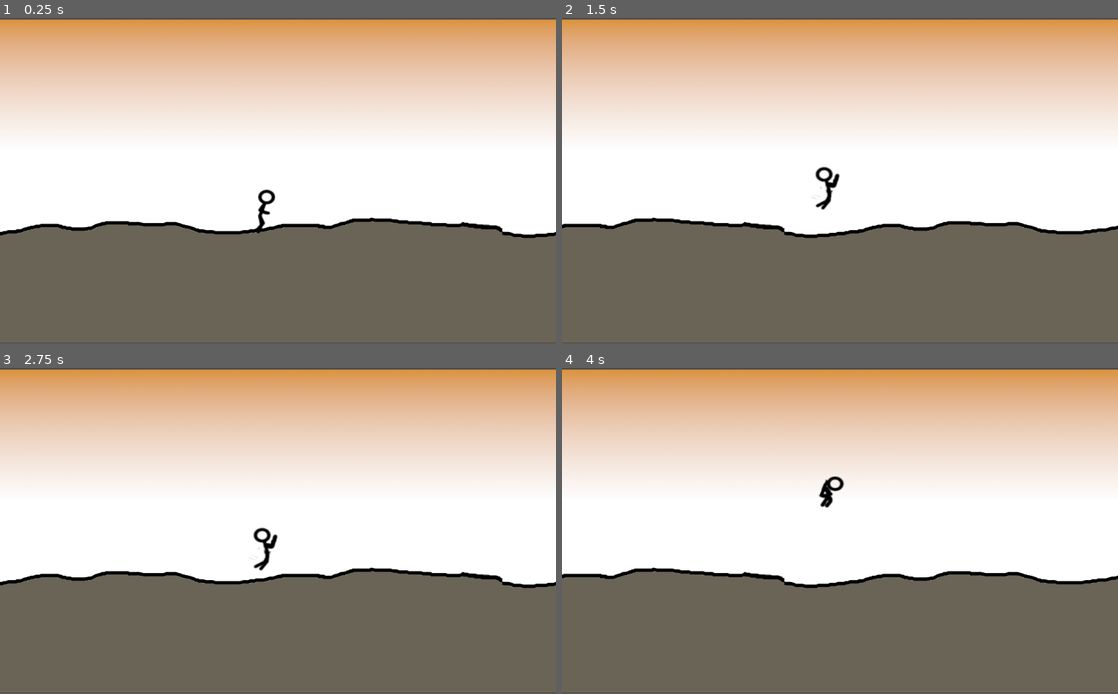
Above: before the commit, frames 1-4 (two rows, left to right).
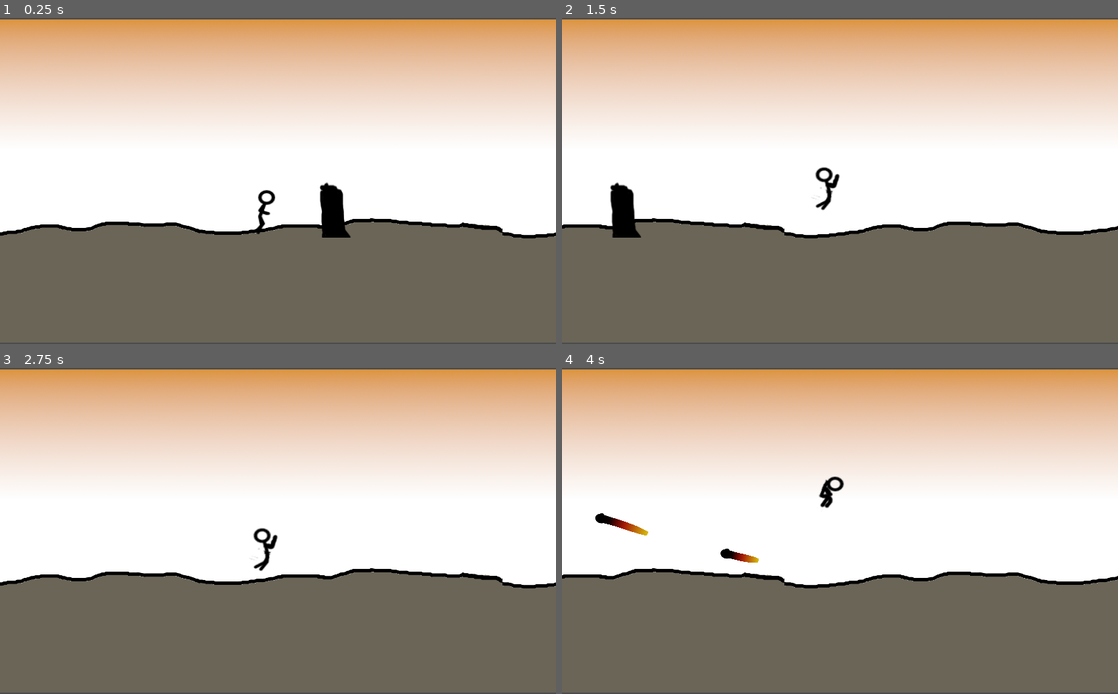
Above: after the commit, the same moments.

Repository: VivekThazhathattil/Hellhound-Chase
Game: Godot game, scene res://game.tscn
The game is run twice, just before and just after one commit, with the same random seed, the same clock (stepped at 60 frames per second) and the same inputs.
Inputs (mouse positions are in pixels of both pictures, inside the frame that each line leads up to):
- Up to frame 1 (0.25 s): no input
- Up to frame 2 (1.5 s): move the mouse to (962, 164) at 0.52 s; click (962, 164) at 0.67 s; click (962, 164) at 0.77 s; move the mouse to (728, 197) at 1.27 s; click (728, 197) at 1.42 s
- Up to frame 3 (2.75 s): click (166, 547) at 1.52 s; move the mouse to (333, 459) at 2.02 s; click (333, 459) at 2.17 s
- Up to frame 4 (4 s): move the mouse to (812, 596) at 2.77 s; click (812, 596) at 2.92 s; click (812, 596) at 3.02 s; move the mouse to (1006, 579) at 3.52 s; click (1006, 579) at 3.67 s; click (1006, 579) at 3.77 s
In our replay, the window is 800x468 before the commit and 800x469 after it. These sizes can differ from the game's own. Grey fills any space a smaller window leaves; there, only what the larger window draws over its background counts as a difference.

The runs differ from the first frame. In frame 1, 1.4% of the frame differs, in the area x 0-100%, y 0-68%; in frame 2, 1.5%; in frame 3, 0.8%; in frame 4, 1.2%.

Commit message:
added missiles and its trail

Diff:
--- /dev/null
+++ b/game.gd
@@ -0,0 +1,19 @@
+extends Node2D
+var screen_size : Vector2 = Vector2()
+var time
+var missile
+var count = 0
+onready var s = load("res://scenes/missile.tscn")
+
+func _ready():
+	screen_size = OS.get_screen_size()
+	time = 0
+	set_process(true)
+
+func _process(delta):
+	time += delta
+	print(time)
+	if time > count*1:
+		count += 1
+		missile = s.instance()
+		add_child(missile)
--- a/game.tscn
+++ b/game.tscn
@@ -10,15 +10,19 @@
 [ext_resource path="res://man/man-jump1.png" type="Texture" id=8]
 [ext_resource path="res://man/man-jump3.png" type="Texture" id=9]
 [ext_resource path="res://player.gd" type="Script" id=10]
+[ext_resource path="res://man/obstacle_sprite.png" type="Texture" id=11]
+[ext_resource path="res://obstacle.gd" type="Script" id=12]
+[ext_resource path="res://ground.gd" type="Script" id=13]
+[ext_resource path="res://game.gd" type="Script" id=14]
 
 [sub_resource type="ShaderMaterial" id=1]
 shader = ExtResource( 3 )
 shader_param/scroll_speed = null
 
-[sub_resource type="RectangleShape2D" id=4]
+[sub_resource type="RectangleShape2D" id=2]
 extents = Vector2( 13.6026, 14.166 )
 
-[sub_resource type="SpriteFrames" id=2]
+[sub_resource type="SpriteFrames" id=3]
 animations = [ {
 "frames": [ ExtResource( 5 ), ExtResource( 6 ), ExtResource( 4 ) ],
 "loop": true,
@@ -31,10 +35,14 @@
 "speed": 5.0
 } ]
 
-[sub_resource type="RectangleShape2D" id=3]
+[sub_resource type="RectangleShape2D" id=4]
 extents = Vector2( 605.163, 10 )
 
+[sub_resource type="RectangleShape2D" id=5]
+extents = Vector2( 17.4116, 44.1057 )
+
 [node name="game" type="Node2D"]
+script = ExtResource( 14 )
 
 [node name="bg" type="TextureRect" parent="."]
 material = SubResource( 1 )
@@ -49,7 +57,6 @@
 __meta__ = {
 "_edit_use_anchors_": false
 }
-scroll_speed = 0.4
 
 [node name="player" type="KinematicBody2D" parent="."]
 position = Vector2( 463.186, 352.111 )
@@ -58,20 +65,34 @@
 
 [node name="CollisionShape2D" type="CollisionShape2D" parent="player"]
 position = Vector2( 25.081, 2.32037 )
-scale = Vector2( 1, 1 )
-shape = SubResource( 4 )
+shape = SubResource( 2 )
 
 [node name="stickman" type="AnimatedSprite" parent="player"]
 position = Vector2( 22.3316, -0.688583 )
 scale = Vector2( 1.39564, 0.593851 )
-frames = SubResource( 2 )
+frames = SubResource( 3 )
 animation = "jump"
-playing = true
+frame = 2
 
 [node name="ground" type="Node2D" parent="."]
+script = ExtResource( 13 )
 
 [node name="StaticBody2D" type="StaticBody2D" parent="ground"]
 position = Vector2( 461.68, 403.24 )
 
 [node name="CollisionShape2D" type="CollisionShape2D" parent="ground/StaticBody2D"]
-shape = SubResource( 3 )
+shape = SubResource( 4 )
+
+[node name="obstacle" type="Node2D" parent="."]
+script = ExtResource( 12 )
+
+[node name="charredStub" type="Area2D" parent="obstacle"]
+
+[node name="CollisionShape2D" type="CollisionShape2D" parent="obstacle/charredStub"]
+position = Vector2( 711.644, 357.326 )
+shape = SubResource( 5 )
+
+[node name="Sprite" type="Sprite" parent="obstacle/charredStub"]
+position = Vector2( 719.974, 352.389 )
+scale = Vector2( 1.24, 1.6235 )
+texture = ExtResource( 11 )
--- /dev/null
+++ b/ground.gd
@@ -0,0 +1,4 @@
+extends Node2D
+
+func _ready():
+	pass # Replace with function body.
--- /dev/null
+++ b/menu/main_menu.tscn
@@ -0,0 +1,28 @@
+[gd_scene format=2]
+
+[node name="MarginContainer" type="MarginContainer"]
+anchor_right = 1.0
+anchor_bottom = 1.0
+__meta__ = {
+"_edit_use_anchors_": false
+}
+
+[node name="TextureRect" type="TextureRect" parent="."]
+margin_right = 1024.0
+margin_bottom = 600.0
+
+[node name="TextureRect2" type="TextureRect" parent="."]
+margin_right = 1024.0
+margin_bottom = 600.0
+
+[node name="TextureRect3" type="TextureRect" parent="."]
+margin_right = 1024.0
+margin_bottom = 600.0
+
+[node name="TextureRect4" type="TextureRect" parent="."]
+margin_right = 1024.0
+margin_bottom = 600.0
+
+[node name="TextureRect5" type="TextureRect" parent="."]
+margin_right = 1024.0
+margin_bottom = 600.0
--- /dev/null
+++ b/obstacle.gd
@@ -0,0 +1,9 @@
+extends Node2D
+
+var scroll_speed = 400
+var active = true
+var triggered = false
+
+func _physics_process(delta):
+	if active:
+		position.x -= scroll_speed * delta
--- a/project.godot
+++ b/project.godot
@@ -19,15 +19,24 @@
 run/main_scene="res://game.tscn"
 config/icon="res://icon.png"
 
+[display]
+
+window/size/fullscreen=true
+window/size/test_width=1024
+window/size/test_height=600
+window/stretch/mode="2d"
+
 [input]
 
 jump={
 "deadzone": 0.5,
-"events": [ Object(InputEventMouseButton,"resource_local_to_scene":false,"resource_name":"","device":0,"alt":false,"shift":false,"control":fal …(189 unchanged characters)…
+"events": [ Object(InputEventMouseButton,"resource_local_to_scene":false,"resource_name":"","device":-1,"alt":false,"shift":false,"control":fal …(189 unchanged characters)…
 , Object(InputEventKey,"resource_local_to_scene":false,"resource_name":"","device":0,"alt":false,"shift":false,"control":false,"meta":false,"command":false,"pressed":false,"scancode":32,"unicode":0,"echo":false,"script":null)
  ]
 }
 
 [rendering]
 
+quality/driver/driver_name="GLES2"
+vram_compression/import_etc=true
 environment/default_environment="res://default_env.tres"
--- /dev/null
+++ b/scenes/missile.gd
@@ -0,0 +1,26 @@
+extends RigidBody2D
+var vel
+var spin
+var pos
+var active = true
+var time
+var ampl
+
+func _ready():
+	randomize()
+	time = 0
+	vel = Vector2(rand_range(-1000, -500), 0)
+	ampl = rand_range(-400,100)
+	vel.y = 0
+	spin = rand_range(-PI, PI)
+	pos = Vector2(1316,192)
+	set_process(true)
+
+func _process(delta):
+	time += delta
+	if vel.y == 0:
+		ampl = rand_range(-800,100)
+	vel.y = ampl*sin(time*5)
+	set_rotation(get_rotation() + spin * delta)
+	pos += vel * delta
+	set_position(pos)
--- /dev/null
+++ b/scenes/missile.tscn
@@ -0,0 +1,38 @@
+[gd_scene load_steps=7 format=2]
+
+[ext_resource path="res://scenes/missile.gd" type="Script" id=1]
+[ext_resource path="res://sprites/missile.png" type="Texture" id=2]
+[ext_resource path="res://scenes/trail.tscn" type="PackedScene" id=3]
+
+[sub_resource type="CircleShape2D" id=1]
+radius = 1794.03
+
+[sub_resource type="Curve" id=3]
+_data = [ Vector2( 0.010989, 0.554545 ), 0.0, 1.83182, 0, 0, Vector2( 0.989011, 1 ), 0.740191, 0.0, 0, 0 ]
+
+[sub_resource type="Gradient" id=2]
+offsets = PoolRealArray( 0, 0.549669, 0.854305 )
+colors = PoolColorArray( 0.84375, 0.737818, 0.0461426, 1, 0.625, 0.0455856, 0.0170898, 1, 0, 0, 0, 1 )
+
+[node name="missile" type="RigidBody2D"]
+script = ExtResource( 1 )
+
+[node name="CollisionShape2D" type="CollisionShape2D" parent="."]
+position = Vector2( 1316.56, 192.686 )
+scale = Vector2( 0.005, 0.005 )
+shape = SubResource( 1 )
+
+[node name="Line2D" type="Line2D" parent="."]
+
+[node name="Sprite" type="Sprite" parent="."]
+position = Vector2( 1316.56, 192.686 )
+scale = Vector2( 0.5, 0.5 )
+texture = ExtResource( 2 )
+
+[node name="trail" parent="." instance=ExtResource( 3 )]
+width = 15.0
+width_curve = SubResource( 3 )
+default_color = Color( 0.4, 0.501961, 1, 1 )
+gradient = SubResource( 2 )
+targetPath = NodePath("../Sprite")
+trailLength = 7
--- /dev/null
+++ b/scenes/trail.tscn
@@ -0,0 +1,6 @@
+[gd_scene load_steps=2 format=2]
+
+[ext_resource path="res://trail.gd" type="Script" id=1]
+
+[node name="trail" type="Line2D"]
+script = ExtResource( 1 )
--- /dev/null
+++ b/trail.gd
@@ -0,0 +1,16 @@
+extends Line2D
+var target
+var point
+export(NodePath) var targetPath
+export var trailLength = 0
+func _ready():
+	target = get_node(targetPath)
+	pass
+func _process(delta):
+	global_position = Vector2(0,0)
+	global_rotation = 0
+	point = target.global_position
+	add_point(point)
+	while get_point_count() > trailLength:
+		remove_point(0)
+	pass
Not shown, changed: export_presets.cfg
Not shown: 1 places in game.tscn that only renumber resources
Binary file added: man/obstacle_sprite.png
Not shown, added: man/obstacle_sprite.png.import
Empty file added: missile.gd
Empty file added: scenes/Line2D.gd
Empty file added: scenes/Sprite.gd
Binary file added: sprites/missie.png
Not shown, added: sprites/missie.png.import
Binary file added: sprites/missile.png
Not shown, added: sprites/missile.png.import
Not shown, added: Bouncyboy.apk
